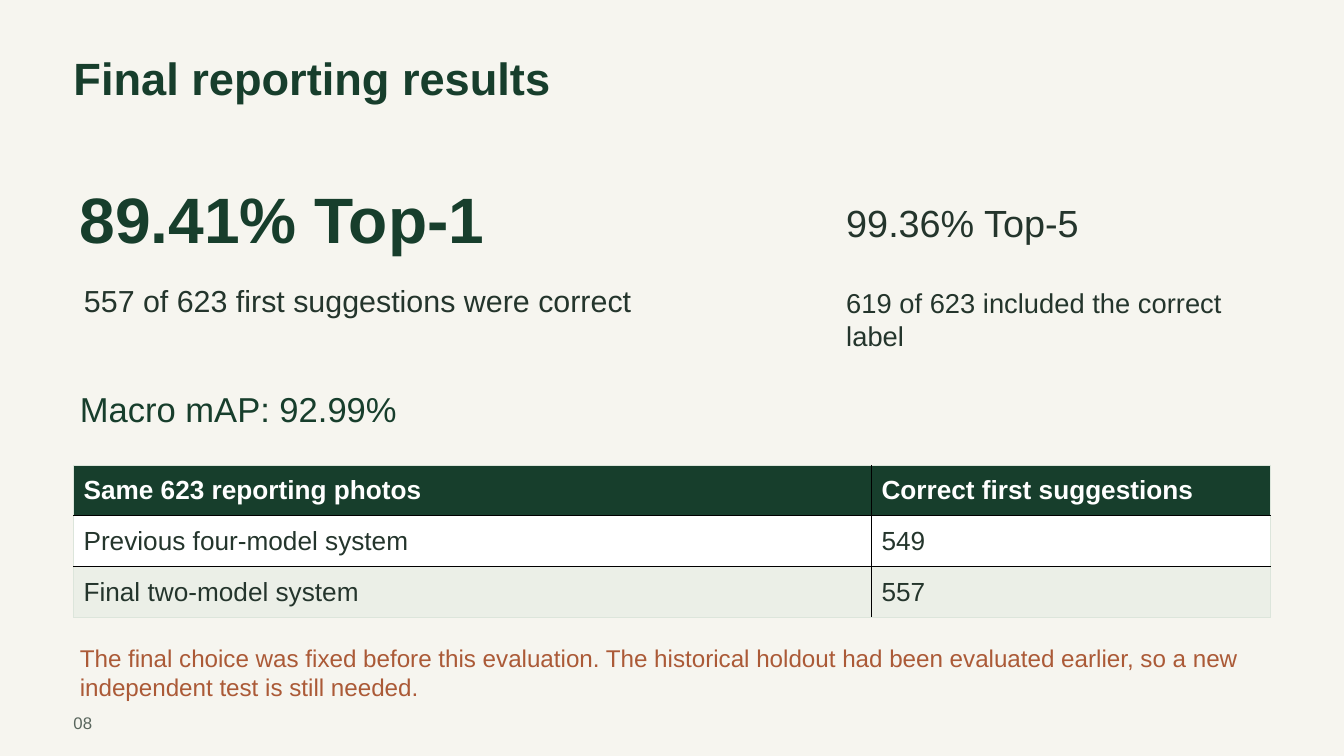
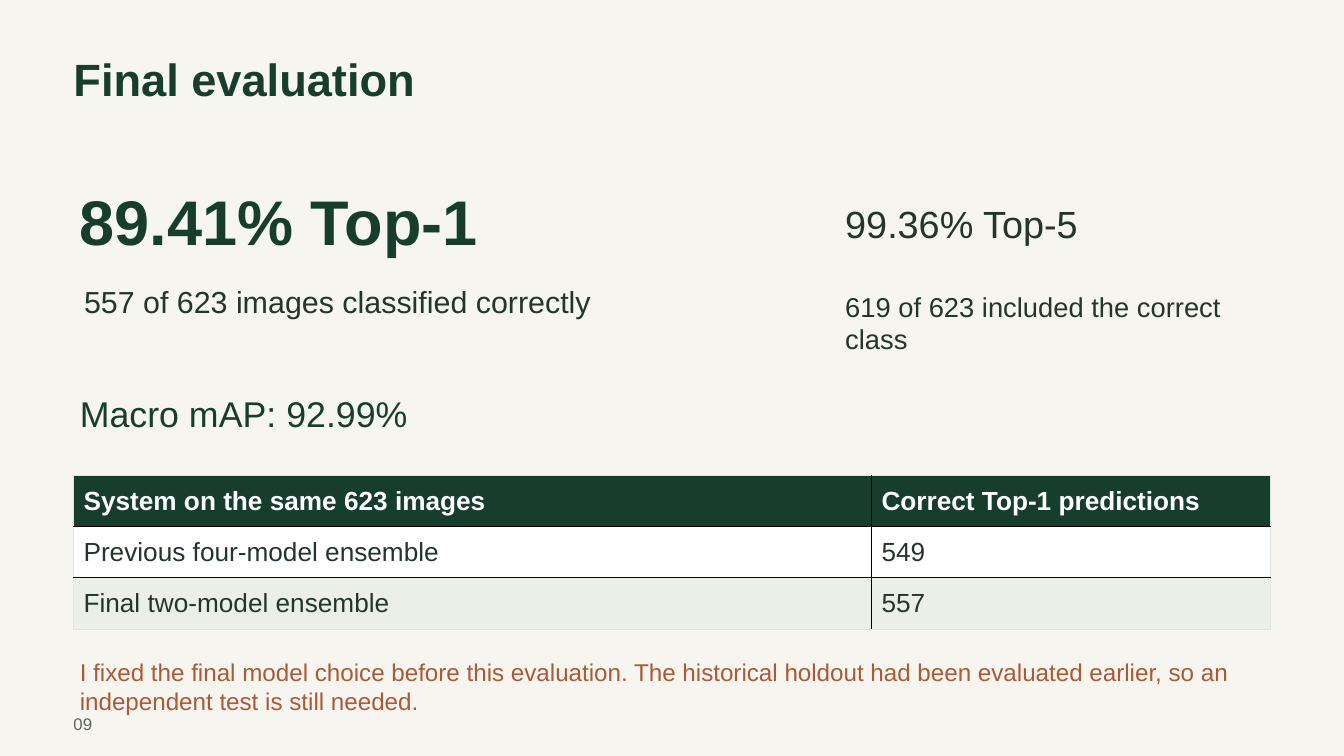
Before and after one commit to abarseghian2005-collab/mroot-plant-disease-classifier, a slide deck: slide 9 of MROOT_ACA_Presentation.pptx (slide 8 before the commit). Drawn at 1344x756 pixels with LibreOffice and Linux fonts; fonts in the diff are those of the drawing. Boxes give left, top, right and bottom in pixels: in the first picture for what was removed or moved away, otherwise in the second. Text is boxed around its words. In the diff, an @@ line names an element or a change of style, - is before the commit and + after.

```diff
--- a/MROOT_ACA_Presentation.pptx
+++ b/MROOT_ACA_Presentation.pptx
@@ text at <box>73,63,414,97</box>: text changed @@
-Final reporting results
+Final evaluation
@@ text "89.41% Top-1" at <box>80,201,478,257</box>: size 45.8 to 45 pt @@
@@ text at <box>84,291,591,319</box>: text changed @@
-557 of 623 first suggestions were correct
+557 of 623 images classified correctly
@@ text at <box>845,297,1221,350</box>: text changed @@
-619 of 623 included the correct label
+619 of 623 included the correct class
@@ text "Macro mAP: 92.99%" at <box>80,402,407,428</box>: size 24.8 to 25.5 pt @@
@@ table at <box>74,476,1271,629</box> @@
-row 1, column 1: Same 623 reporting photos
+row 1, column 1: System on the same 623 images
-row 1, column 2: Correct first suggestions
+row 1, column 2: Correct Top-1 predictions
-row 2, column 1: Previous four-model system
+row 2, column 1: Previous four-model ensemble
-row 3, column 1: Final two-model system
+row 3, column 1: Final two-model ensemble
@@ table: place and size @@
-table at <box>74,465,1271,617</box>
+table at <box>74,476,1271,629</box>
@@ text at <box>80,663,1228,715</box>: text changed @@
-The final choice was fixed before this evaluation. The historical holdout had been evaluated earlier, so a new independent test is still needed.
+I fixed the final model choice before this evaluation. The historical holdout had been evaluated earlier, so an independent test is still needed.
@@ text at <box>73,718,92,730</box>: text changed @@
-08
+09
```
Also in this commit, not shown: 5 other slides changed, 4 slides added, 4 slides removed, 1 other file.
